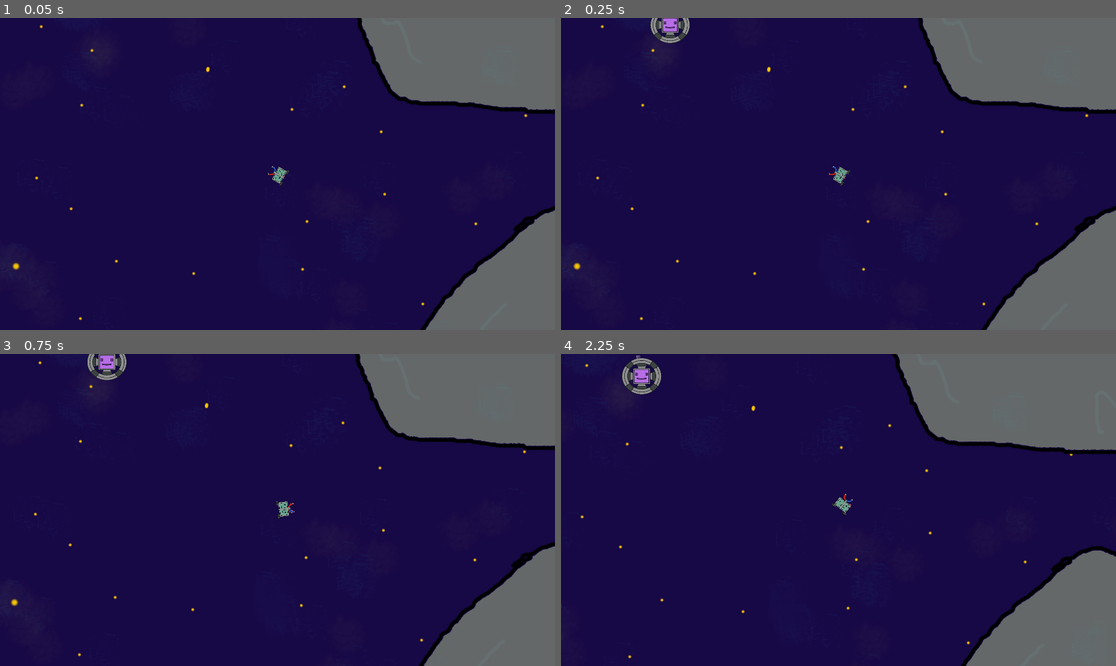
Above: before the commit, frames 1-4 (two rows, left to right).
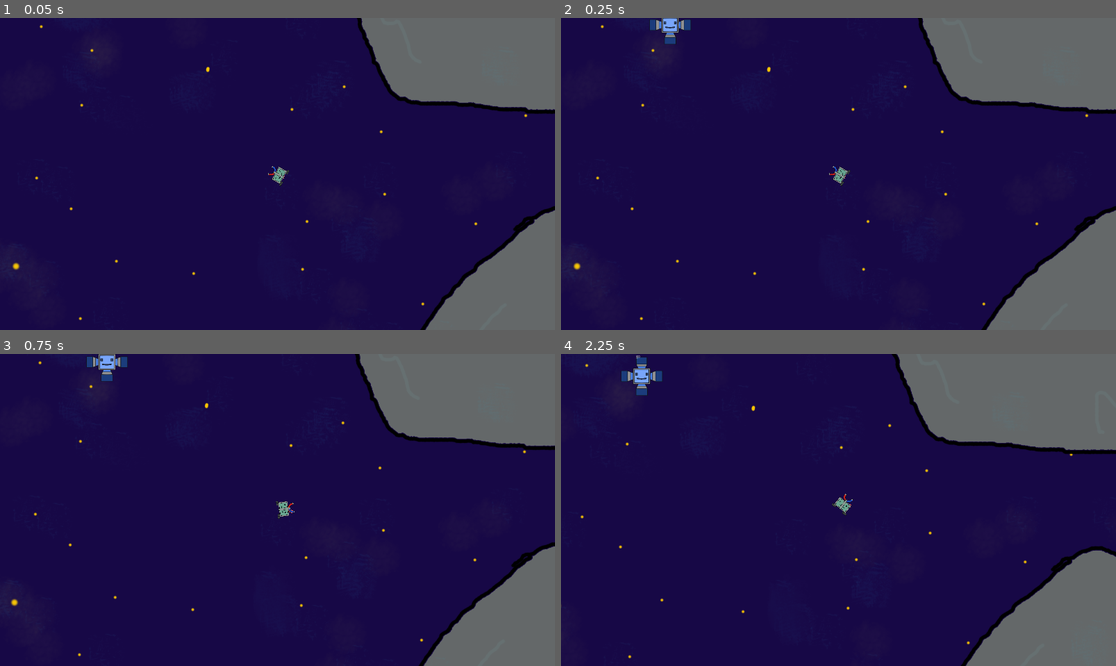
Above: after the commit, the same moments.

Repository: game-jam-team-gut/not-so-lonely
Game: Godot game, scene res://Space.tscn
The game is run twice, just before and just after one commit, with the same random seed, the same clock (stepped at 60 frames per second) and the same inputs.
Inputs (mouse positions are in pixels of both pictures, inside the frame that each line leads up to):
- Up to frame 1 (0.05 s): no input
- Up to frame 2 (0.25 s): no input
- Up to frame 3 (0.75 s): move the mouse to (399, 494) at 0.52 s; press the mouse at (399, 494) at 0.53 s
- Up to frame 4 (2.25 s): move the mouse to (727, 525) at 1.27 s; release the mouse at (727, 525) at 1.28 s; right-click (727, 525) at 1.35 s; click (727, 525) at 1.42 s; move the mouse to (894, 441) at 2.02 s; press the mouse at (894, 441) at 2.03 s

Frame 1 is identical in both runs. In frame 2, 0.4% of the frame differs, in the area x 15-24%, y 0-9%; in frame 3, 0.4%; in frame 4, 0.6%, in the area x 10-19%, y 1-14%.

Commit message:
7 new types of robots

Diff:
--- /dev/null
+++ b/Space/ForeignRobot1.tscn
@@ -0,0 +1,38 @@
+[gd_scene load_steps=5 format=2]
+
+[ext_resource path="res://Space/ForeignRobot/foreign_robot_1.png" type="Texture" id=1]
+[ext_resource path="res://Space/ForeignRobot/ForeignRobotStateMachine.gd" type="Script" id=2]
+[ext_resource path="res://Space/ForeignRobot/ForeignRobot.gd" type="Script" id=3]
+
+[sub_resource type="CircleShape2D" id=1]
+radius = 65.7721
+
+[node name="ForeignRobot" type="RigidBody2D"]
+gravity_scale = 0.0
+script = ExtResource( 3 )
+
+[node name="Sprite" type="Sprite" parent="."]
+scale = Vector2( 0.148126, 0.136813 )
+texture = ExtResource( 1 )
+
+[node name="CollisionShape2D" type="CollisionShape2D" parent="."]
+shape = SubResource( 1 )
+
+[node name="StateMachine" type="Node" parent="."]
+script = ExtResource( 2 )
+
+[node name="Label" type="Label" parent="."]
+margin_left = -20.69
+margin_top = -73.7499
+margin_right = 19.31
+margin_bottom = -59.7499
+__meta__ = {
+"_edit_use_anchors_": false
+}
+
+[node name="Area2D" type="Area2D" parent="." groups=[
+"ForeignRobots",
+]]
+
+[node name="CollisionShape2D" type="CollisionShape2D" parent="Area2D"]
+shape = SubResource( 1 )
--- /dev/null
+++ b/Space/ForeignRobot2.tscn
@@ -0,0 +1,38 @@
+[gd_scene load_steps=5 format=2]
+
+[ext_resource path="res://Space/ForeignRobot/foreign_robot_2.png" type="Texture" id=1]
+[ext_resource path="res://Space/ForeignRobot/ForeignRobotStateMachine.gd" type="Script" id=2]
+[ext_resource path="res://Space/ForeignRobot/ForeignRobot.gd" type="Script" id=3]
+
+[sub_resource type="CircleShape2D" id=1]
+radius = 65.7721
+
+[node name="ForeignRobot" type="RigidBody2D"]
+gravity_scale = 0.0
+script = ExtResource( 3 )
+
+[node name="Sprite" type="Sprite" parent="."]
+scale = Vector2( 0.148126, 0.136813 )
+texture = ExtResource( 1 )
+
+[node name="CollisionShape2D" type="CollisionShape2D" parent="."]
+shape = SubResource( 1 )
+
+[node name="StateMachine" type="Node" parent="."]
+script = ExtResource( 2 )
+
+[node name="Label" type="Label" parent="."]
+margin_left = -20.69
+margin_top = -73.7499
+margin_right = 19.31
+margin_bottom = -59.7499
+__meta__ = {
+"_edit_use_anchors_": false
+}
+
+[node name="Area2D" type="Area2D" parent="." groups=[
+"ForeignRobots",
+]]
+
+[node name="CollisionShape2D" type="CollisionShape2D" parent="Area2D"]
+shape = SubResource( 1 )
--- /dev/null
+++ b/Space/ForeignRobot3.tscn
@@ -0,0 +1,38 @@
+[gd_scene load_steps=5 format=2]
+
+[ext_resource path="res://Space/ForeignRobot/foreign_robot_3.png" type="Texture" id=1]
+[ext_resource path="res://Space/ForeignRobot/ForeignRobotStateMachine.gd" type="Script" id=2]
+[ext_resource path="res://Space/ForeignRobot/ForeignRobot.gd" type="Script" id=3]
+
+[sub_resource type="CircleShape2D" id=1]
+radius = 65.7721
+
+[node name="ForeignRobot" type="RigidBody2D"]
+gravity_scale = 0.0
+script = ExtResource( 3 )
+
+[node name="Sprite" type="Sprite" parent="."]
+scale = Vector2( 0.148126, 0.136813 )
+texture = ExtResource( 1 )
+
+[node name="CollisionShape2D" type="CollisionShape2D" parent="."]
+shape = SubResource( 1 )
+
+[node name="StateMachine" type="Node" parent="."]
+script = ExtResource( 2 )
+
+[node name="Label" type="Label" parent="."]
+margin_left = -20.69
+margin_top = -73.7499
+margin_right = 19.31
+margin_bottom = -59.7499
+__meta__ = {
+"_edit_use_anchors_": false
+}
+
+[node name="Area2D" type="Area2D" parent="." groups=[
+"ForeignRobots",
+]]
+
+[node name="CollisionShape2D" type="CollisionShape2D" parent="Area2D"]
+shape = SubResource( 1 )
--- /dev/null
+++ b/Space/ForeignRobot4.tscn
@@ -0,0 +1,38 @@
+[gd_scene load_steps=5 format=2]
+
+[ext_resource path="res://Space/ForeignRobot/foreign_robot_4.png" type="Texture" id=1]
+[ext_resource path="res://Space/ForeignRobot/ForeignRobotStateMachine.gd" type="Script" id=2]
+[ext_resource path="res://Space/ForeignRobot/ForeignRobot.gd" type="Script" id=3]
+
+[sub_resource type="RectangleShape2D" id=1]
+extents = Vector2( 40.8353, 35.416 )
+
+[node name="ForeignRobot" type="RigidBody2D"]
+gravity_scale = 0.0
+script = ExtResource( 3 )
+
+[node name="Sprite" type="Sprite" parent="."]
+scale = Vector2( 0.148126, 0.136813 )
+texture = ExtResource( 1 )
+
+[node name="CollisionShape2D" type="CollisionShape2D" parent="."]
+shape = SubResource( 1 )
+
+[node name="StateMachine" type="Node" parent="."]
+script = ExtResource( 2 )
+
+[node name="Label" type="Label" parent="."]
+margin_left = -20.69
+margin_top = -73.7499
+margin_right = 19.31
+margin_bottom = -59.7499
+__meta__ = {
+"_edit_use_anchors_": false
+}
+
+[node name="Area2D" type="Area2D" parent="." groups=[
+"ForeignRobots",
+]]
+
+[node name="CollisionShape2D" type="CollisionShape2D" parent="Area2D"]
+shape = SubResource( 1 )
--- /dev/null
+++ b/Space/ForeignRobot5.tscn
@@ -0,0 +1,38 @@
+[gd_scene load_steps=5 format=2]
+
+[ext_resource path="res://Space/ForeignRobot/foreign_robot_5.png" type="Texture" id=1]
+[ext_resource path="res://Space/ForeignRobot/ForeignRobotStateMachine.gd" type="Script" id=2]
+[ext_resource path="res://Space/ForeignRobot/ForeignRobot.gd" type="Script" id=3]
+
+[sub_resource type="RectangleShape2D" id=1]
+extents = Vector2( 40.8353, 35.416 )
+
+[node name="ForeignRobot" type="RigidBody2D"]
+gravity_scale = 0.0
+script = ExtResource( 3 )
+
+[node name="Sprite" type="Sprite" parent="."]
+scale = Vector2( 0.148126, 0.136813 )
+texture = ExtResource( 1 )
+
+[node name="CollisionShape2D" type="CollisionShape2D" parent="."]
+shape = SubResource( 1 )
+
+[node name="StateMachine" type="Node" parent="."]
+script = ExtResource( 2 )
+
+[node name="Label" type="Label" parent="."]
+margin_left = -20.69
+margin_top = -73.7499
+margin_right = 19.31
+margin_bottom = -59.7499
+__meta__ = {
+"_edit_use_anchors_": false
+}
+
+[node name="Area2D" type="Area2D" parent="." groups=[
+"ForeignRobots",
+]]
+
+[node name="CollisionShape2D" type="CollisionShape2D" parent="Area2D"]
+shape = SubResource( 1 )
--- a/Space/ForeignRobot.tscn
+++ b/Space/ForeignRobot6.tscn
@@ -1,15 +1,15 @@
 [gd_scene load_steps=5 format=2]
 
-[ext_resource path="res://Space/ForeignRobot/foreign_robot_1.png" type="Texture" id=1]
-[ext_resource path="res://Space/ForeignRobot/ForeignRobot.gd" type="Script" id=2]
-[ext_resource path="res://Space/ForeignRobot/ForeignRobotStateMachine.gd" type="Script" id=3]
+[ext_resource path="res://Space/ForeignRobot/foreign_robot_6.png" type="Texture" id=1]
+[ext_resource path="res://Space/ForeignRobot/ForeignRobotStateMachine.gd" type="Script" id=2]
+[ext_resource path="res://Space/ForeignRobot/ForeignRobot.gd" type="Script" id=3]
 
-[sub_resource type="CircleShape2D" id=1]
-radius = 65.7721
+[sub_resource type="RectangleShape2D" id=1]
+extents = Vector2( 40.8353, 35.416 )
 
 [node name="ForeignRobot" type="RigidBody2D"]
 gravity_scale = 0.0
-script = ExtResource( 2 )
+script = ExtResource( 3 )
 
 [node name="Sprite" type="Sprite" parent="."]
 scale = Vector2( 0.148126, 0.136813 )
--- /dev/null
+++ b/Space/ForeignRobot7.tscn
@@ -0,0 +1,51 @@
+[gd_scene load_steps=6 format=2]
+
+[ext_resource path="res://Space/ForeignRobot/foreign_robot_7.png" type="Texture" id=1]
+[ext_resource path="res://Space/ForeignRobot/ForeignRobotStateMachine.gd" type="Script" id=2]
+[ext_resource path="res://Space/ForeignRobot/ForeignRobot.gd" type="Script" id=3]
+
+[sub_resource type="RectangleShape2D" id=1]
+extents = Vector2( 32.5109, 66.93 )
+
+[sub_resource type="RectangleShape2D" id=2]
+extents = Vector2( 71.7547, 27.6862 )
+
+[node name="ForeignRobot" type="RigidBody2D"]
+gravity_scale = 0.0
+script = ExtResource( 3 )
+
+[node name="Sprite" type="Sprite" parent="."]
+scale = Vector2( 0.148126, 0.136813 )
+texture = ExtResource( 1 )
+
+[node name="CollisionShape2D" type="CollisionShape2D" parent="."]
+position = Vector2( 0, 1.18921 )
+shape = SubResource( 1 )
+
+[node name="CollisionShape2D2" type="CollisionShape2D" parent="."]
+position = Vector2( -0.594604, 0 )
+shape = SubResource( 2 )
+
+[node name="StateMachine" type="Node" parent="."]
+script = ExtResource( 2 )
+
+[node name="Label" type="Label" parent="."]
+margin_left = -20.69
+margin_top = -73.7499
+margin_right = 19.31
+margin_bottom = -59.7499
+__meta__ = {
+"_edit_use_anchors_": false
+}
+
+[node name="Area2D" type="Area2D" parent="." groups=[
+"ForeignRobots",
+]]
+
+[node name="CollisionShape2D" type="CollisionShape2D" parent="Area2D"]
+position = Vector2( 0, 1.18921 )
+shape = SubResource( 1 )
+
+[node name="CollisionShape2D2" type="CollisionShape2D" parent="Area2D"]
+position = Vector2( -0.594604, 0 )
+shape = SubResource( 2 )
--- /dev/null
+++ b/Space/ForeignRobot8.tscn
@@ -0,0 +1,51 @@
+[gd_scene load_steps=6 format=2]
+
+[ext_resource path="res://Space/ForeignRobot/foreign_robot_8.png" type="Texture" id=1]
+[ext_resource path="res://Space/ForeignRobot/ForeignRobotStateMachine.gd" type="Script" id=2]
+[ext_resource path="res://Space/ForeignRobot/ForeignRobot.gd" type="Script" id=3]
+
+[sub_resource type="RectangleShape2D" id=1]
+extents = Vector2( 52.4123, 45.8878 )
+
+[sub_resource type="RectangleShape2D" id=2]
+extents = Vector2( 194.66, 30.4442 )
+
+[node name="ForeignRobot" type="RigidBody2D"]
+gravity_scale = 0.0
+script = ExtResource( 3 )
+
+[node name="Sprite" type="Sprite" parent="."]
+scale = Vector2( 0.148126, 0.136813 )
+texture = ExtResource( 1 )
+
+[node name="CollisionShape2D" type="CollisionShape2D" parent="."]
+position = Vector2( -8.0181, 6.5346 )
+shape = SubResource( 1 )
+
+[node name="CollisionShape2D2" type="CollisionShape2D" parent="."]
+position = Vector2( -5.94, 1.7818 )
+shape = SubResource( 2 )
+
+[node name="StateMachine" type="Node" parent="."]
+script = ExtResource( 2 )
+
+[node name="Label" type="Label" parent="."]
+margin_left = -20.69
+margin_top = -73.7499
+margin_right = 19.31
+margin_bottom = -59.7499
+__meta__ = {
+"_edit_use_anchors_": false
+}
+
+[node name="Area2D" type="Area2D" parent="." groups=[
+"ForeignRobots",
+]]
+
+[node name="CollisionShape2D" type="CollisionShape2D" parent="Area2D"]
+position = Vector2( -8.0181, 6.5346 )
+shape = SubResource( 1 )
+
+[node name="CollisionShape2D2" type="CollisionShape2D" parent="Area2D"]
+position = Vector2( -5.94, 1.7818 )
+shape = SubResource( 2 )
--- a/Space/RobotSpawner/RobotSpawner.gd
+++ b/Space/RobotSpawner/RobotSpawner.gd
@@ -1,6 +1,6 @@
 extends Node
 
-onready var robots = [preload("res://Space/ForeignRobot.tscn")]
+onready var robots = [preload("res://Space/ForeignRobot1.tscn"), preload("res://Space/ForeignRobot2.tscn"), preload("res://Space/ForeignRobot3.tscn"), preload("res://Space/ForeignRobot4.tscn"), preload("res://Space/ForeignRobot5.tscn"), preload("res://Space/ForeignRobot6.tscn"), preload("res://Space/ForeignRobot7.tscn"), preload("res://Space/ForeignRobot8.tscn")]
 onready var barney = get_node("../Barney")
 onready var camera = barney.get_node("Camera2D")
 
Binary file added: Space/ForeignRobot/foreign_robot_2.png
Not shown, added: Space/ForeignRobot/foreign_robot_2.png.import
Binary file added: Space/ForeignRobot/foreign_robot_3.png
Not shown, added: Space/ForeignRobot/foreign_robot_3.png.import
Binary file added: Space/ForeignRobot/foreign_robot_4.png
Not shown, added: Space/ForeignRobot/foreign_robot_4.png.import
Binary file added: Space/ForeignRobot/foreign_robot_5.png
Not shown, added: Space/ForeignRobot/foreign_robot_5.png.import
Binary file added: Space/ForeignRobot/foreign_robot_6.png
Not shown, added: Space/ForeignRobot/foreign_robot_6.png.import
Binary file added: Space/ForeignRobot/foreign_robot_7.png
Not shown, added: Space/ForeignRobot/foreign_robot_7.png.import
(and 3 more such lines)
